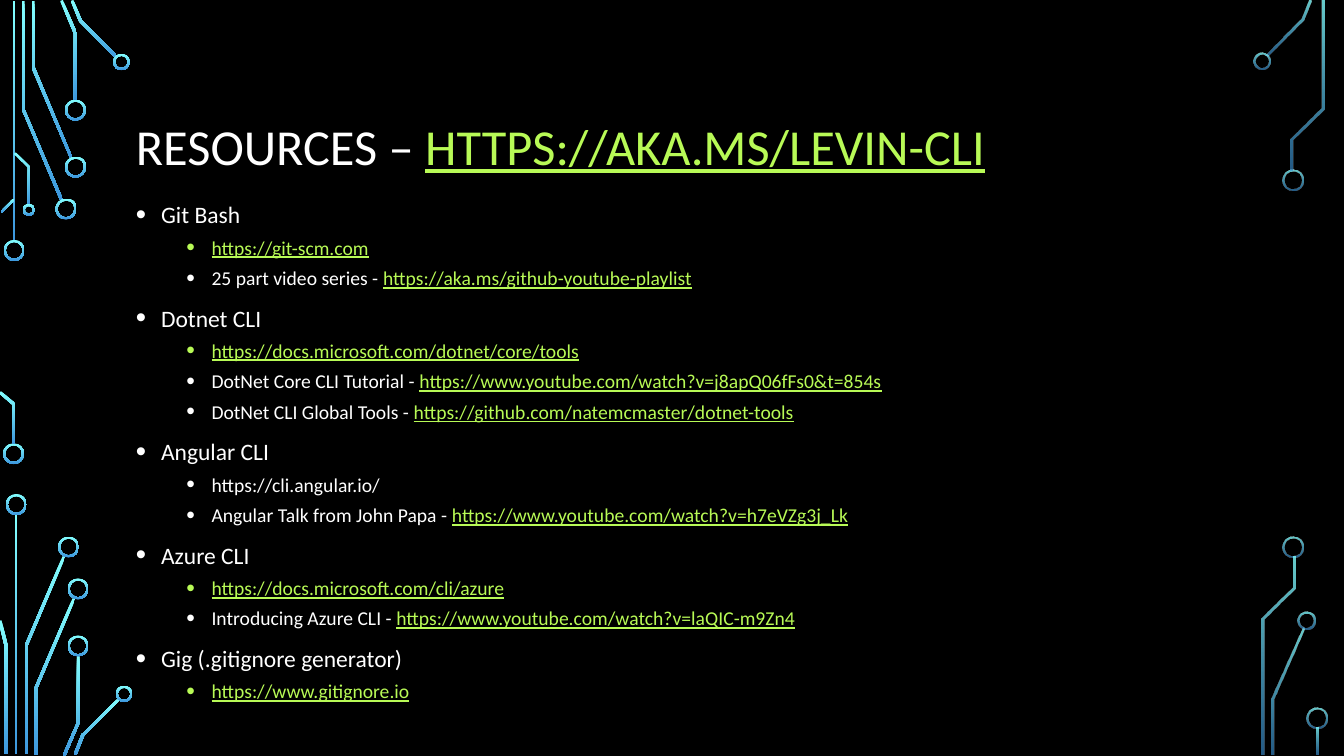
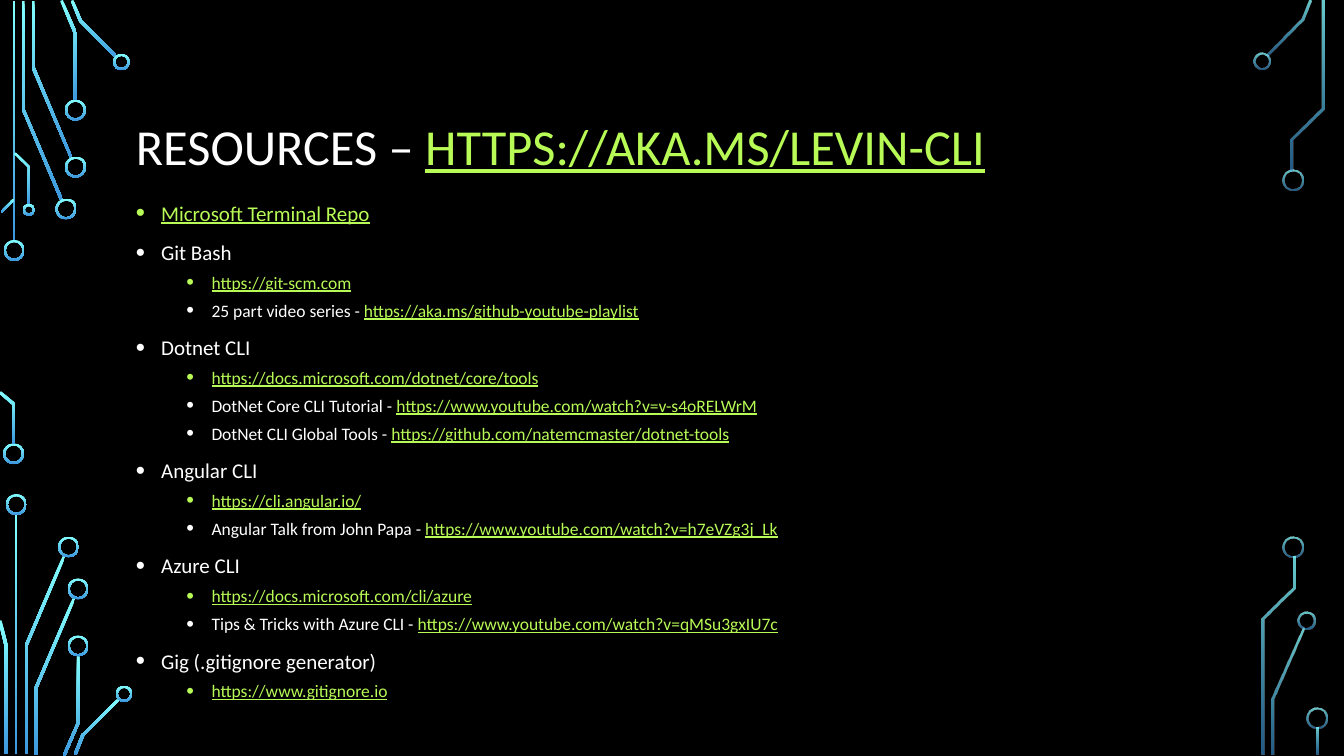
Before and after one commit to isaacrlevin/levin-talks, a slide deck: slide 12 of Clis/The Four CLIs of The Apocalypse.pptx (slide 10 before the commit). Drawn at 1344x756 pixels with LibreOffice and Linux fonts; fonts in the diff are those of the drawing; background and template pictures are left out. Boxes give left, top, right and bottom in pixels: in the first picture for what was removed or moved away, otherwise in the second. Text is boxed around its words. In the diff, an @@ line names an element or a change of style, - is before the commit and + after.

Commit message:
update to cli

```diff
--- a/Clis/The Four CLIs of The Apocalypse.pptx
+++ b/Clis/The Four CLIs of The Apocalypse.pptx
@@ text at [161, 206, 370, 225]: paragraph added @@
+• Microsoft Terminal Repo
@@ text at [161, 245, 777, 700]: size 16.8 to 15 pt in "Git Bash", "Dotnet CLI", "Angular CLI", "Azure CLI" and 1 more places; size 14 to 12.5 pt in "https://git-scm.com", "25 part video series - https://aka.ms/github-youtube-playlis ...", "https://docs.microsoft.com/dotnet/core/tools", "DotNet CLI Global Tools - https://github.com/natemcmaster/do ..." and 4 more places; text colour #FFFFFF to #B8FA56, underline on in "https://cli.angular.io/" @@
@@ text at [212, 400, 757, 415]: text changed; size 14 to 12.5 pt @@
-  • DotNet Core CLI Tutorial - https://www.youtube.com/watch?v=j8apQ06fFs0&t=854s
+  • DotNet Core CLI Tutorial - https://www.youtube.com/watch?v=v-s4oRELWrM
@@ text at [212, 618, 778, 633]: text changed; size 14 to 12.5 pt @@
-  • Introducing Azure CLI - https://www.youtube.com/watch?v=laQIC-m9Zn4
+  • Tips & Tricks with Azure CLI - https://www.youtube.com/watch?v=qMSu3gxIU7c
```
Also in this commit, not shown: 3 other slides changed, 1 slide added.
